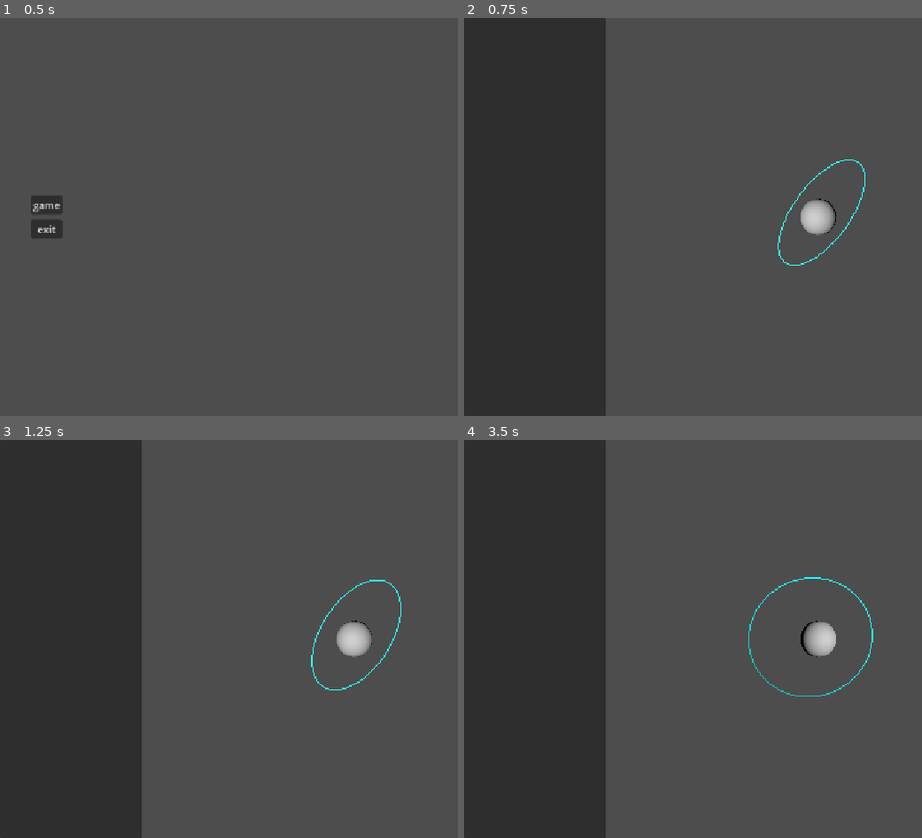
Above: before the commit, frames 1-4 (two rows, left to right).
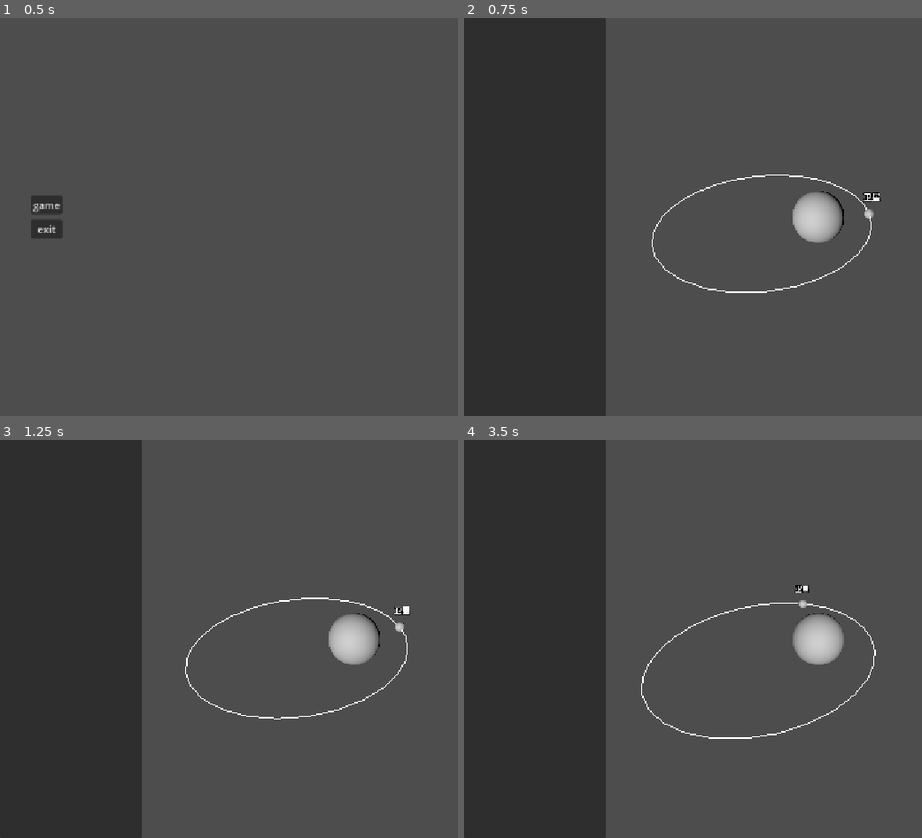
Above: after the commit, the same moments.

Repository: ReineoMesti/ISPE
Game: Godot game, scene res://menu.tscn
The game is run twice, just before and just after one commit, with the same random seed, the same clock (stepped at 60 frames per second) and the same inputs.
Inputs:
- Up to frame 1 (0.5 s): no input
- Up to frame 2 (0.75 s): click "game" at 0.5 s
- Up to frame 3 (1.25 s): no input
- Up to frame 4 (3.5 s): no input

Frame 1 is identical in both runs. In frame 2, 1.4% of the frame differs, in the area x 41-92%, y 35-70%; in frame 3, 1.4%; in frame 4, 1.6%, in the area x 38-90%, y 34-76%.

Commit message:
dev: 添加了一个旋转卫星的实例；添加了一些函数的实现；添加了一些涉及轨道的计算工作的占位文件

Diff:
--- /dev/null
+++ b/calculateClassFiles/orbitCalcLib.gd
@@ -0,0 +1,10 @@
+class_name orbitCalcLib extends RefCounted
+
+## 计算指定时刻的角度
+## @experimental: 尚未完成，仅供演示
+static func get_angle(orbitData:orbit3d, mu:float, time:float) -> float:
+	return time * 2 * PI / 50
+## 计算指定时刻焦半径向量
+## @experimental: 尚未完成，仅供演示
+static func get_vector(orbitData:orbit3d, mu:float, time:float) -> Vector3:
+	return orbitData.focusRadius(get_angle(orbitData, mu, time))
--- a/displayClassFiles/orbitDisplay.gd
+++ b/displayClassFiles/orbitDisplay.gd
@@ -3,7 +3,7 @@
 var meshResource: ImmediateMesh
 var nodeInstance: MeshInstance3D
 
-func _init(orbit:Callable, begin:float, end:float, stepCount:int, enclosed:bool) -> void:
+func _init(parent:Node3D, orbit:Callable, begin:float, end:float, stepCount:int, enclosed:bool) -> void:
 	meshResource = ImmediateMesh.new()
 	meshResource.clear_surfaces()
 	meshResource.surface_set_color(Color.BLUE)
@@ -20,3 +20,5 @@
 	meshResource.surface_end()
 	nodeInstance = MeshInstance3D.new()
 	nodeInstance.mesh = meshResource
+	if parent != null:
+		parent.add_child(nodeInstance)
--- a/displayClassFiles/spaceObjectDisplay.gd
+++ b/displayClassFiles/spaceObjectDisplay.gd
@@ -2,14 +2,34 @@
 
 ## 用于标称名字的标签实例
 var labelInstance: Label3D
+## 用于设置文本悬停高度的向量，一般需要是Vector3.UP正向的
+var positionOffsetVector: Vector3
+## 标称符号
+var signInstance: MeshInstance3D
 
-func _init(tag: String, parent: Node = null) -> void:
+
+func _init(tag: String, parent: Node = null, offset:Vector3 = Vector3.ZERO) -> void:
 	labelInstance = Label3D.new()
 	labelInstance.text = tag
 	labelInstance.billboard = BaseMaterial3D.BILLBOARD_ENABLED
+
+	positionOffsetVector = offset
+	signInstance = MeshInstance3D.new()
+	var sphereMeshInstance = SphereMesh.new()
+	sphereMeshInstance.radius = 0.1
+	sphereMeshInstance.height = 0.2
+	signInstance.mesh = sphereMeshInstance
+
 	if parent != null:
 		mount(parent)
+
 
 ## 将标签挂载到parent
 func mount(parent: Node) -> void:
 	parent.add_child(labelInstance)
+	parent.add_child(signInstance)
+
+## 指定位置
+func moveTo(position_: Vector3) -> void:
+	signInstance.position = position_
+	labelInstance.position = position_ + positionOffsetVector
--- a/orbitArgumentClassFiles/orbitEllipse.gd
+++ b/orbitDataClassFiles/orbitEllipse.gd
@@ -14,12 +14,12 @@
 	apoapsisVector = apoapsis
 	semiMajorAxis = (periapsis.length() + apoapsis.length()) / 2.0
 	semiMinorAxis = sqrt(periapsis.length() * apoapsis.length())
-	eccentricity = (periapsis.length()-apoapsis.length())/(periapsis.length()+apoapsis.length())
-	centerVector = periapsis + apoapsis / 2.0
+	eccentricity = (periapsis + apoapsis).length()/(periapsis.length()+apoapsis.length())
+	centerVector = (periapsis + apoapsis) / 2.0
 
 func focusRadius(angle_rad:float) -> Vector3:
 	var num = semiMajorAxis * (1 - eccentricity*eccentricity)
-	var den = 1 - eccentricity * cos(angle_rad)
+	var den = 1 + eccentricity * cos(angle_rad)
 	var len_ = num / den
 	var unitVectorX = periapsisVector / periapsisVector.length()
 	var unitVectorZ = normalVector
@@ -32,6 +32,8 @@
 	var unitVectorY = unitVectorZ.cross(unitVectorX)
 	var answerVector = unitVectorX * semiMajorAxis * cos(angle_rad)
 	answerVector += unitVectorY * semiMinorAxis * sin(angle_rad)
+	if angle_rad == 0:
+		print(answerVector)
 	return answerVector
 func focusPosition(angle_rad:float) -> Vector3:
 	return focusRadius(angle_rad) + majorFocus
--- a/overworld.gd
+++ b/overworld.gd
@@ -2,31 +2,34 @@
 
 @onready var center: MeshInstance3D = $CenterSphere
 @onready var camera: Camera3D = $Camera
+
 var ellipse: orbitEllipse
+var ship: spaceObjectControl
 var curve: orbitDisplay
-var material:StandardMaterial3D
 
 func _ready() -> void:
+
 	camera.global_position = Vector3(6, 4, 0)
 	camera.look_at(Vector3(0,0,0))
 	center.global_position = Vector3(0,0,0)
-	ellipse = orbitEllipse.new(Vector3(0,1,1), Vector3(0,0,0), Vector3(1,0,0), Vector3(-3,0,0))
-	curve = orbitDisplay.new(ellipse.centerPosition, 0, 2 * PI, 60, true)
+	ellipse = orbitEllipse.new(Vector3.UP, Vector3.ZERO, Vector3.FORWARD * 1, Vector3.BACK * 3)
+	ship = spaceObjectControl.new("卫星", ellipse, shapedObject.NONE, self, 1, Vector3.UP * 0.4)
+	curve = orbitDisplay.new(self, ellipse.centerPosition, 0, 2*PI, 30, true)
 
-	material = StandardMaterial3D.new()
-	material.emission_enabled = true
-	material.albedo_color = Color.AQUA
-	curve.nodeInstance.material_overlay = material
-	add_child(curve.nodeInstance)
-	curve.nodeInstance.global_position = Vector3.ZERO
-
+	var material = StandardMaterial3D.new()
+	material.vertex_color_use_as_albedo = true
+	material.shading_mode = BaseMaterial3D.SHADING_MODE_UNSHADED
+	curve.nodeInstance.material_override = material
 
 
 # Called every frame. 'delta' is the elapsed time since the previous frame.
+@onready var time = 0
 @onready var angle = 0
 
 func _process(delta: float) -> void:
-	angle += delta / 3
-	camera.global_position = Vector3(6,0,0)*cos(angle)+Vector3(0,0,6)*sin(angle)+Vector3(0,4,0)
+	time += delta * 4
+	angle += delta / 8
+	camera.global_position = Vector3(4,0,0)*cos(angle)+Vector3(0,0,4)*sin(angle)+Vector3(0,3,0)
 	camera.look_at(Vector3(0,0,0))
+	ship.flush(time)
 	pass
--- a/spaceObjectClassFiles/shapedObject.gd
+++ b/spaceObjectClassFiles/shapedObject.gd
@@ -1,2 +1,4 @@
 ## 存放有模型物体的类
 class_name shapedObject extends RefCounted
+
+static var NONE = null
--- a/spaceObjectClassFiles/spaceObject.gd
+++ b/spaceObjectClassFiles/spaceObject.gd
@@ -1,8 +1,17 @@
 class_name spaceObject extends RefCounted
 
+static var lib = orbitCalcLib
+
+## 轨道参数
 var orbit: orbit3d
+
+## 物体模型类
 var model: shapedObject
 
 func _init(orbitInstance: orbit3d, modelInstance: shapedObject):
 	orbit = orbitInstance
 	model = modelInstance
+
+## 生成指定时刻的位置向量
+func moveVector(mu:float, time:float) -> Vector3:
+	return lib.get_vector(orbit, mu, time)
--- /dev/null
+++ b/spaceObjectClassFiles/spaceObjectControl.gd
@@ -0,0 +1,19 @@
+class_name spaceObjectControl extends RefCounted
+
+## 名字
+var name: String
+## 数据系统
+var dataInstance: spaceObject
+## 显示系统
+var displayInstance: spaceObjectDisplay
+## 常数
+var mu: float
+
+func _init(tag: String, orbitData: orbit3d, shapeData: shapedObject, parent: Node, mu_:float,
+	offset: Vector3 = Vector3.ZERO):
+	name = tag
+	dataInstance = spaceObject.new(orbitData, shapeData)
+	displayInstance = spaceObjectDisplay.new(name, parent, offset)
+	mu = mu_
+func flush(time: float):
+	displayInstance.moveTo(dataInstance.moveVector(mu, time) + dataInstance.orbit.majorFocus)
--- a/storyboard.tscn
+++ b/storyboard.tscn
@@ -21,9 +21,9 @@
 environment = SubResource("Environment_eja50")
 
 [node name="OmniLight3D" type="OmniLight3D" parent="." unique_id=1033022316]
-transform = Transform3D(1, 0, 0, 0, 1, 0, 0, 0, 1, 5.783211, 3.3260362, 2.328283)
+transform = Transform3D(1, 0, 0, 0, -0.7407923, 0.67173415, 0, -0.67173415, -0.7407923, 5.783211, 3.3260362, 2.328283)
 light_energy = 2.0
-omni_range = 300.0
+omni_range = 400.0
 omni_attenuation = 0.0
 
 [node name="UILayer" type="CanvasLayer" parent="." unique_id=883064493]
--- a/vehicleDataClassFiles/vehicle.gd
+++ b/vehicleDataClassFiles/vehicle.gd
@@ -12,6 +12,6 @@
 func _init() -> void:
 	pass # 可能后续会改动
 
-## 函数绑定至UI的信号系统
+## 本函数绑定至UI的信号系统
 func executor(id: int) -> void:
 	pass
Not shown, added: calculateClassFiles/orbitCalcLib.gd.uid
Renamed: orbitArgumentClassFiles/orbit3d.gd -> orbitDataClassFiles/orbit3d.gd
Renamed: orbitArgumentClassFiles/orbit3d.gd.uid -> orbitDataClassFiles/orbit3d.gd.uid
Renamed: orbitArgumentClassFiles/orbitEllipse.gd.uid -> orbitDataClassFiles/orbitEllipse.gd.uid
Renamed: orbitArgumentClassFiles/orbitHyperbola.gd -> orbitDataClassFiles/orbitHyperbola.gd
Renamed: orbitArgumentClassFiles/orbitHyperbola.gd.uid -> orbitDataClassFiles/orbitHyperbola.gd.uid
Renamed: orbitArgumentClassFiles/orbitParabola.gd -> orbitDataClassFiles/orbitParabola.gd
Renamed: orbitArgumentClassFiles/orbitParabola.gd.uid -> orbitDataClassFiles/orbitParabola.gd.uid
Not shown, added: spaceObjectClassFiles/spaceObjectControl.gd.uid
